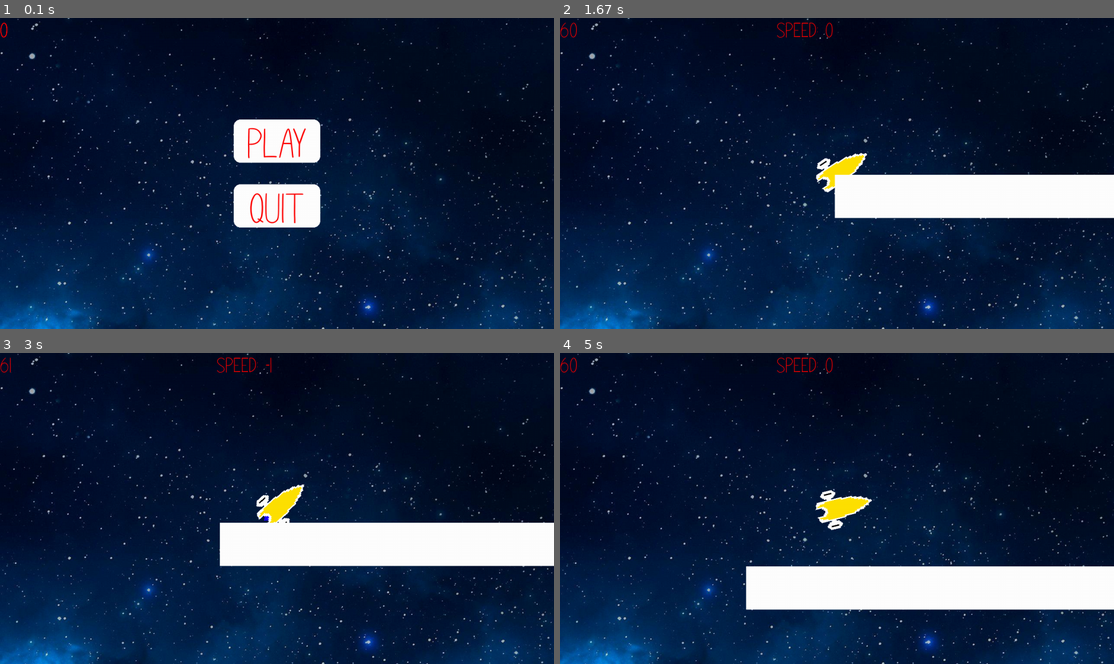
Above: before the commit, frames 1-4 (two rows, left to right).
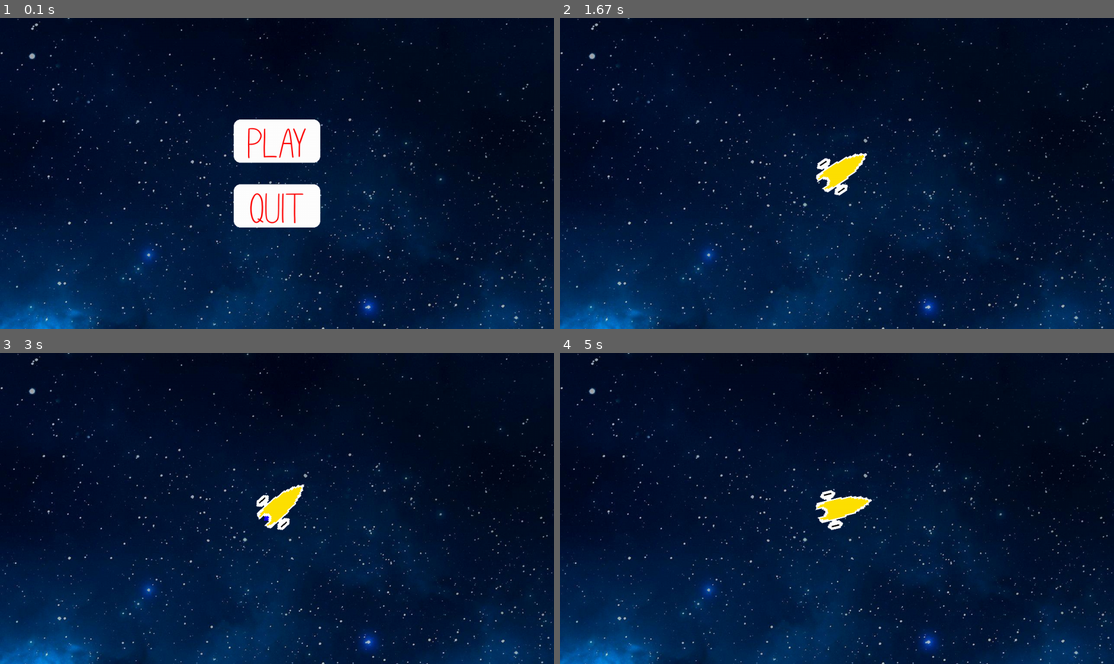
Above: after the commit, the same moments.

Repository: williamjamesj/pygame-project-williamjamesj
Game: pygame game, started from main.py
Same seed, same stepped clock (60 frames per second), same inputs: the game is played once before the commit and once after it.
Inputs (mouse positions are in pixels of both pictures, inside the frame that each line leads up to):
- Up to frame 1 (0.1 s): no input
- Up to frame 2 (1.67 s): click (837, 142) at 0.38 s; click (792, 129) at 0.72 s; hold Right 1-1.47 s; move the mouse to (1014, 164) at 1.03 s; hold Up from 1.5 s (still down)
- Up to frame 3 (3 s): release Up at 1.8 s; hold Right 1.83-2.3 s; hold Left 2.33-2.87 s; hold Down from 2.9 s (still down)
- Up to frame 4 (5 s): release Down at 3.2 s; hold Left 3.23-3.63 s; hold Up 3.67-4.03 s; hold Right 4.07-4.7 s; hold Down from 4.73 s (still down)

The runs differ from the first frame. In frame 1, less than 0.1% of the frame differs, in the area x 0-2%, y 1-7%; in frame 2, 7.2%; in frame 3, 8.6%; in frame 4, 9.5%, in the area x 0-100%, y 1-83%.

Commit message:
added localisation support for spanish... so Juan can play

Diff:
--- a/gameplay.py
+++ b/gameplay.py
@@ -4,16 +4,14 @@
 from spaceship import Spaceship
 import math
 from obstacle import Barrier
+from levels import playLevel
 def playGame(level):
     globals.playerorigin = globals.dimensions[0]/2,globals.dimensions[1]/2
     globals.allobjects = pygame.sprite.Group()
     globals.allnonplayers = pygame.sprite.Group()
     globals.gamestage = "game"
     globals.level = level
-    globals.playerspaceship = Spaceship([0,0],"yellowspaceship",10,0.1,0,2)
-    globals.allobjects.add(globals.playerspaceship)
-    globals.screen.blit(globals.backgroundpicture, (0,0))
-    globals.allnonplayers.add(Barrier(0,0,1000,100))
+    playLevel(level)
     return
 def updatePlayer(keys):
     globals.screen.blit(globals.backgroundpicture, (0,0))
--- a/globalvariables.py
+++ b/globalvariables.py
@@ -9,6 +9,8 @@
 levelobstacles = None
 playerspaceship = None
 allobjects = None
-debug = True # Gives features like fps counter,
+debug = False # Gives features like fps counter,
 allnonplayers = False
 playerorigin = None
+lang = None
+languagesdict = None
--- /dev/null
+++ b/levels.py
@@ -0,0 +1,15 @@
+import pygame
+from pygame.locals import *
+import globalvariables as globals
+from spaceship import Spaceship
+import math
+from obstacle import Barrier
+def levelone():
+    globals.playerspaceship = Spaceship([0,-500],"yellowspaceship",10,0.1,0,2)
+    globals.allobjects.add(globals.playerspaceship)
+    globals.screen.blit(globals.backgroundpicture, (0,0))
+    globals.allnonplayers.add(Barrier(0,0,1000,100)) # The one going left to right
+    globals.allnonplayers.add(Barrier(-100,0,100,1000))
+def playLevel(level):
+    if level == 1:
+        levelone()
--- /dev/null
+++ b/localisation.py
@@ -0,0 +1,14 @@
+import globalvariables as globals
+def readlang():
+    f = open("resources/localisation/lastlang", "r")
+    globals.lang = f.readline()
+def setlang(language):
+    f = open("resources/localisation/lastlang","w")
+    f.write(language)
+def readtexts():
+    f = open(f"resources/localisation/{globals.lang}","r")
+    languagesdict = {}
+    for i in f:
+        key, value = i.split(":")
+        languagesdict[key] = value.rstrip()
+    globals.languagesdict = languagesdict
--- a/main.py
+++ b/main.py
@@ -5,6 +5,11 @@
 from gameplay import updatePlayer
 import os, sys
 import math
+import localisation
+# Sets the language to whatever is stored in resources/localisation/lastlang and reads that language to globals.languagesdict
+localisation.readlang()
+localisation.readtexts()
+print(globals.languagesdict)
 # Defaults to Fullscreen Resolution
 globals.screen = pygame.display.set_mode((0,0), pygame.FULLSCREEN)
 # Retrieves the size of the fullscreen window, important for properly positioning things on the screen
--- a/menu.py
+++ b/menu.py
@@ -16,13 +16,13 @@
     globals.levelbuttonArray.append(buttons.Button(75,75,[-100,100],globals.screen, "7",50))
     globals.levelbuttonArray.append(buttons.Button(75,75,[0,100],globals.screen, "8",50))
     globals.levelbuttonArray.append(buttons.Button(75,75,[100,100],globals.screen, "9",50))
-    globals.levelbuttonArray.append(buttons.Button(200,100,[0,globals.dimensions[1]/2-100],globals.screen, "Back",100)) # Back button offset 100 pixels from the bottom of the screen
+    globals.levelbuttonArray.append(buttons.Button(300,100,[0,globals.dimensions[1]/2-100],globals.screen, globals.languagesdict["back"],100)) # Back button offset 100 pixels from the bottom of the screen
     return
 def displayMenu():
     # Play Button = 0
     globals.screen.blit(globals.backgroundpicture, (0,0))
-    globals.buttonArray.append(buttons.Button(200,100,[0,-75],globals.screen,"Play",100))
-    globals.buttonArray.append(buttons.Button(200,100,[0,75],globals.screen,"Quit",100))
+    globals.buttonArray.append(buttons.Button(200,100,[0,-75],globals.screen,globals.languagesdict["play"],100))
+    globals.buttonArray.append(buttons.Button(200,100,[0,75],globals.screen,globals.languagesdict["quit"],100))
     globals.levelbuttonArray = []
     return
 def checkingMenu(position):
--- a/spaceship.py
+++ b/spaceship.py
@@ -53,7 +53,7 @@
         self.percievedx += xy[0]*self.speed
         self.percievedy += xy[1]*self.speed
         self.image = pygame.transform.rotate(self.image,self.direction)
-        self.mask = pygame.mask.from_surface(self.image)
+        self.mask = pygame.mask.from_surface(self.image) # Recalculate the mask so that it adapts to the new direction that it is facing, otherwise the hit box will be very wrong.
         self.rect = self.image.get_rect(center=(globals.playerorigin))
         return
     def draw(self):
Not shown, added: resources/localisation/english
Not shown, added: resources/localisation/lastlang
Not shown, added: resources/localisation/spanish
